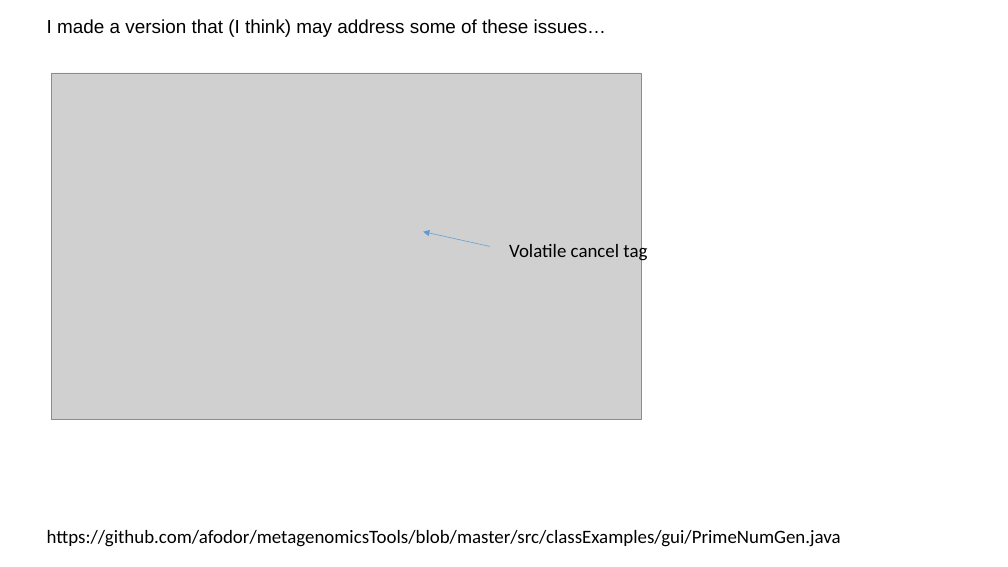
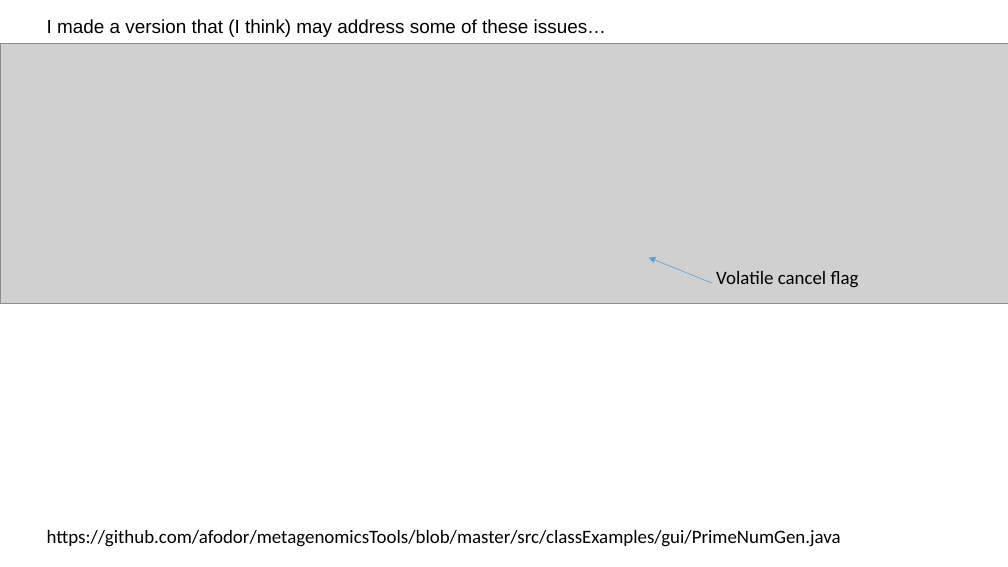
Before and after one commit to afodor/afodor.github.io, a slide deck: slide 8 of classes/prog2016/Lab07Review.pptx (slide 6 before the commit). Drawn at 1008x567 pixels with LibreOffice and Linux fonts; fonts in the diff are those of the drawing; grey boxes stand for pictures. Boxes give left, top, right and bottom in pixels: in the first picture for what was removed or moved away, otherwise in the second. Text is boxed around its words. In the diff, an @@ line names an element or a change of style, - is before the commit and + after.

Commit message:
towards lab 7 review... (still need screenshots)

```diff
--- a/classes/prog2016/Lab07Review.pptx
+++ b/classes/prog2016/Lab07Review.pptx
@@ picture added at <box>0,43,1008,303</box> @@
@@ picture removed at <box>51,73,641,420</box> @@
@@ arrow moved from (490, 247) - (423, 231) to (712, 284) - (649, 258) @@
@@ text at <box>716,271,859,288</box>: text changed @@
-Volatile cancel tag
+Volatile cancel flag
```
Also in this commit, not shown: 8 slides added, 1 slide removed.
